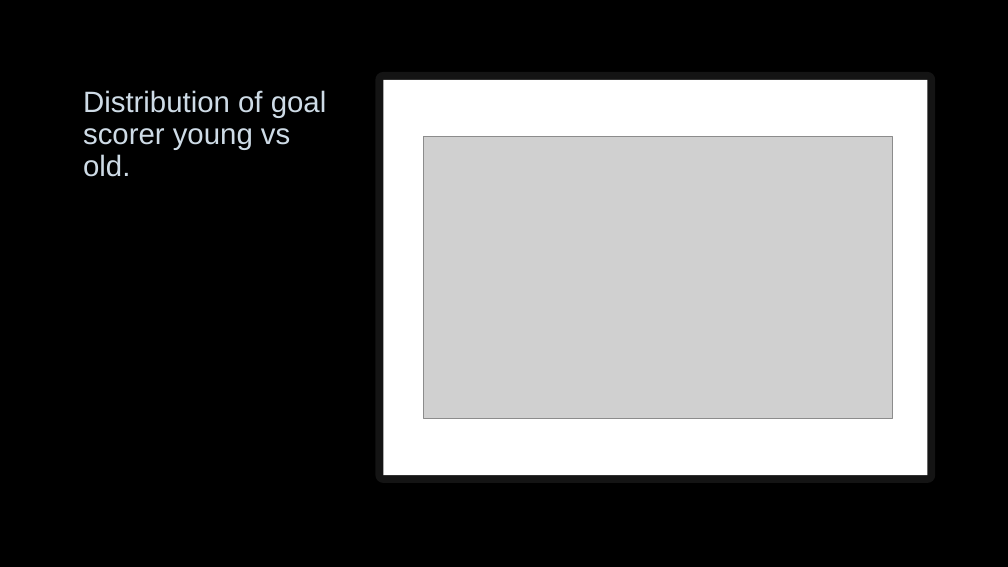
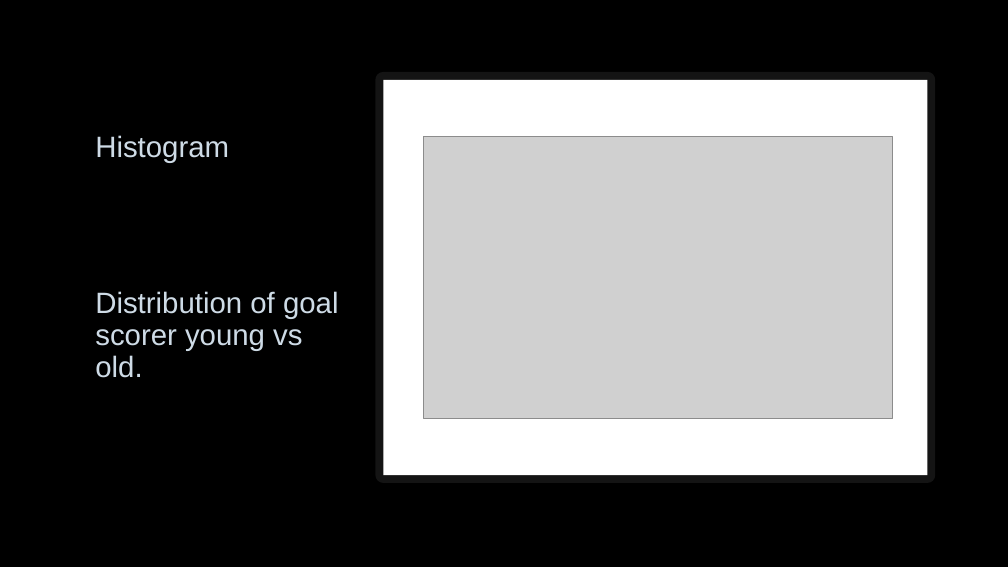
Before and after one commit to vfbmdcccxciii/HIT140_Group_Project, a slide deck: slide 7 of Raw_Data_Python_Code/Presentation_Assessment # 2.pptx. Drawn at 1008x567 pixels with LibreOffice and Linux fonts; fonts in the diff are those of the drawing; grey boxes stand for pictures; background and template pictures are left out. Boxes give left, top, right and bottom in pixels: in the first picture for what was removed or moved away, otherwise in the second. Text is boxed around its words. In the diff, an @@ line names an element or a change of style, - is before the commit and + after.

```diff
--- a/Raw_Data_Python_Code/Presentation_Assessment # 2.pptx
+++ b/Raw_Data_Python_Code/Presentation_Assessment # 2.pptx
@@ text added at <box>95,135,229,163</box>, 28 pt, text #CEDBE6 @@
+Histogram
@@ title "Distribution of goal scorer young ...": place and size @@
-title "Distribution of goal scorer young ..." at <box>83,90,327,177</box>
+title "Distribution of goal scorer young ..." at <box>95,291,339,378</box>
```
Also in this commit, not shown: 1 slide added, 1 other file.
